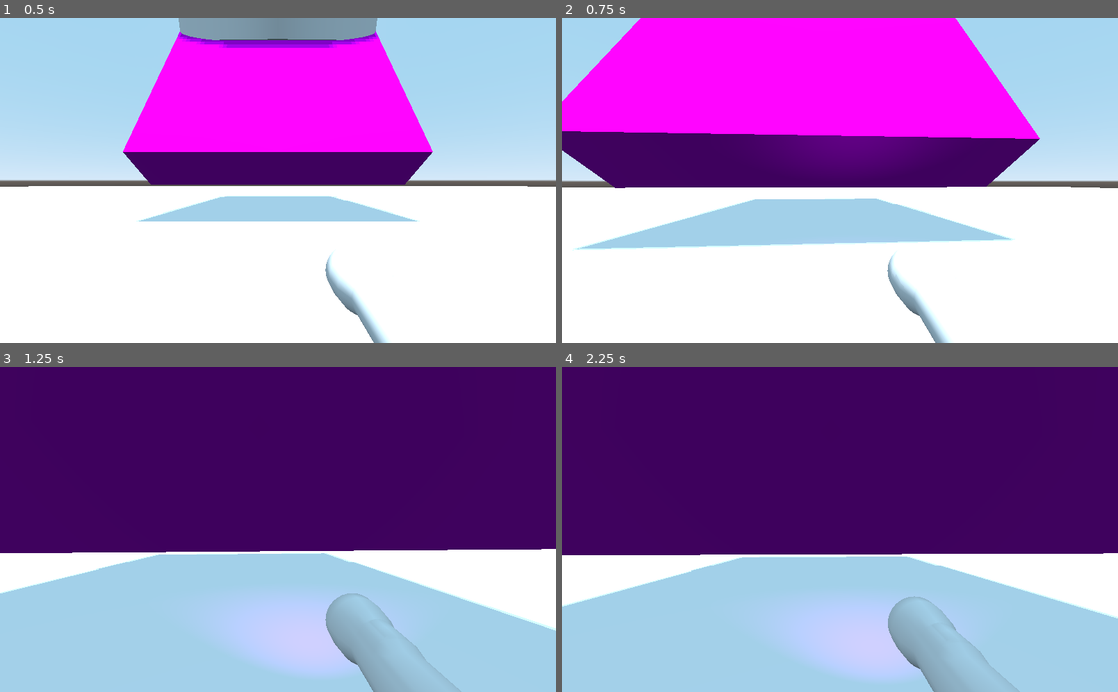
Above: before the commit, frames 1-4 (two rows, left to right).
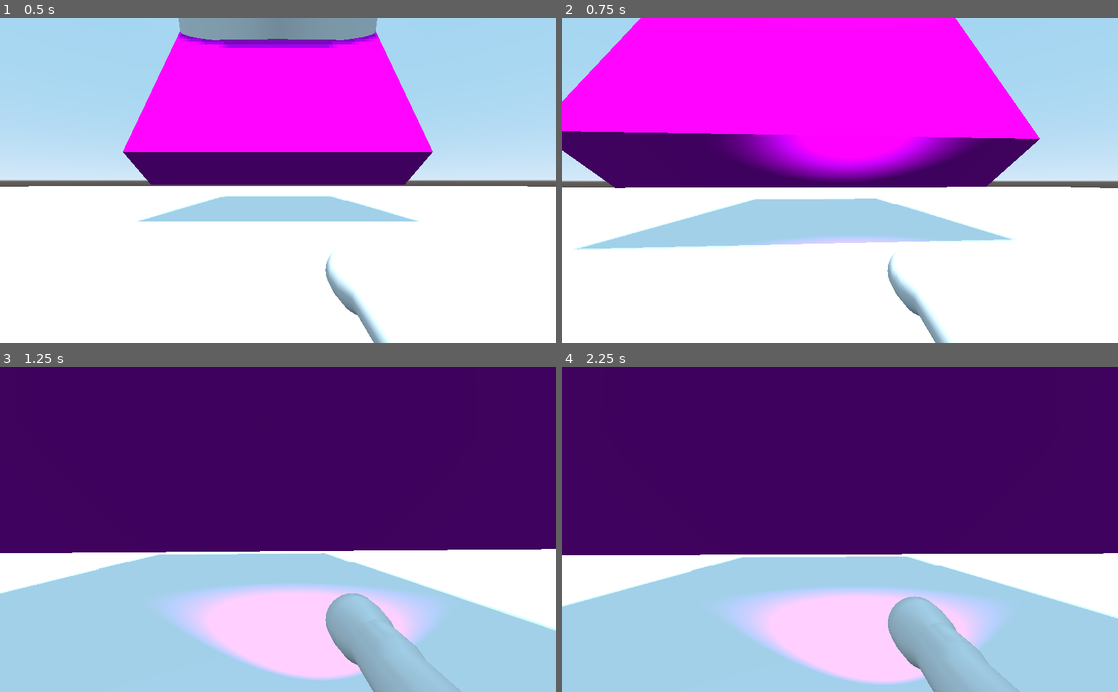
Above: after the commit, the same moments.

Repository: Gorzon38/EscapeGamesNSI
Game: Godot game, scene res://Main.tscn
Same seed, same stepped clock (60 frames per second), same inputs: the game is played once before the commit and once after it.
Inputs (mouse positions are in pixels of both pictures, inside the frame that each line leads up to):
- Up to frame 1 (0.5 s): no input
- Up to frame 2 (0.75 s): tap Enter at 0.5 s; move the mouse to (867, 180) at 0.52 s; hold W (move_forward) from 0.53 s (still down)
- Up to frame 3 (1.25 s): keep holding W (move_forward)
- Up to frame 4 (2.25 s): keep holding W (move_forward); move the mouse to (812, 529) at 1.27 s; move the mouse to (851, 523) at 2.02 s

Frame 1 is identical in both runs. In frame 2, 4.8% of the frame differs, in the area x 30-75%, y 35-71%; in frame 3, 7.3%; in frame 4, 7.5%, in the area x 31-78%, y 68-98%.
Error before the commit: Parse Error: Error parsing expression, misplaced: '->' (res://Player/Flashlight/FlashLight.gd:11)

Commit message:
Finish Flashlight

Diff:
--- a/Player/Flashlight/FlashLight.gd
+++ b/Player/Flashlight/FlashLight.gd
@@ -8,12 +8,5 @@
 func _ready():
 	pass # Replace with function body.
 
-func turn_on_off(): -> void
+func turn_on_off() -> void:
 	light.visible = !light.visible
-
-# Called every frame. 'delta' is the elapsed time since the previous frame.
-#func _process(delta):
-#	pass
-
-func make_flashlight_follow(delta: float, head):
-	rotation.y = lerp(rotation.y, head.rotat)
--- a/Player/Flashlight/FlashLight.tscn
+++ b/Player/Flashlight/FlashLight.tscn
@@ -14,3 +14,4 @@
 [node name="SpotLight" type="SpotLight" parent="FlashlightMesh"]
 transform = Transform( -10, 0, -8.74228e-07, 0, 10, 0, 8.74228e-07, 0, -10, -4.76837e-07, 0.0535603, 6.67464 )
 light_color = Color( 0.992157, 0, 1, 1 )
+light_energy = 8.046
